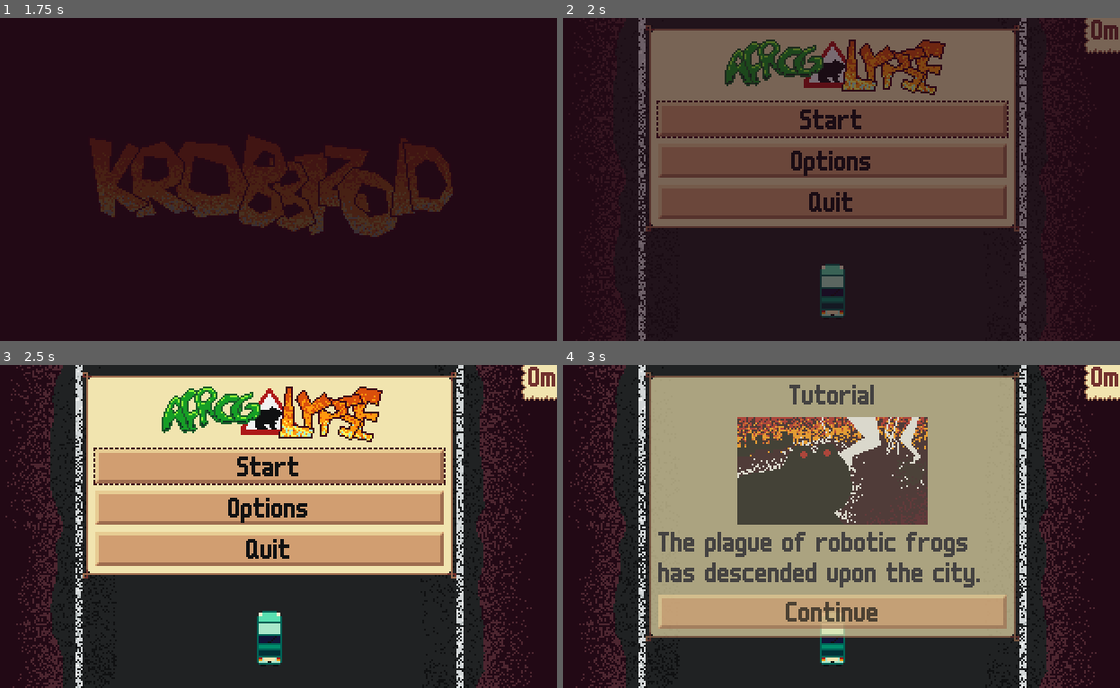
Above: before the commit, frames 1-4 (two rows, left to right).
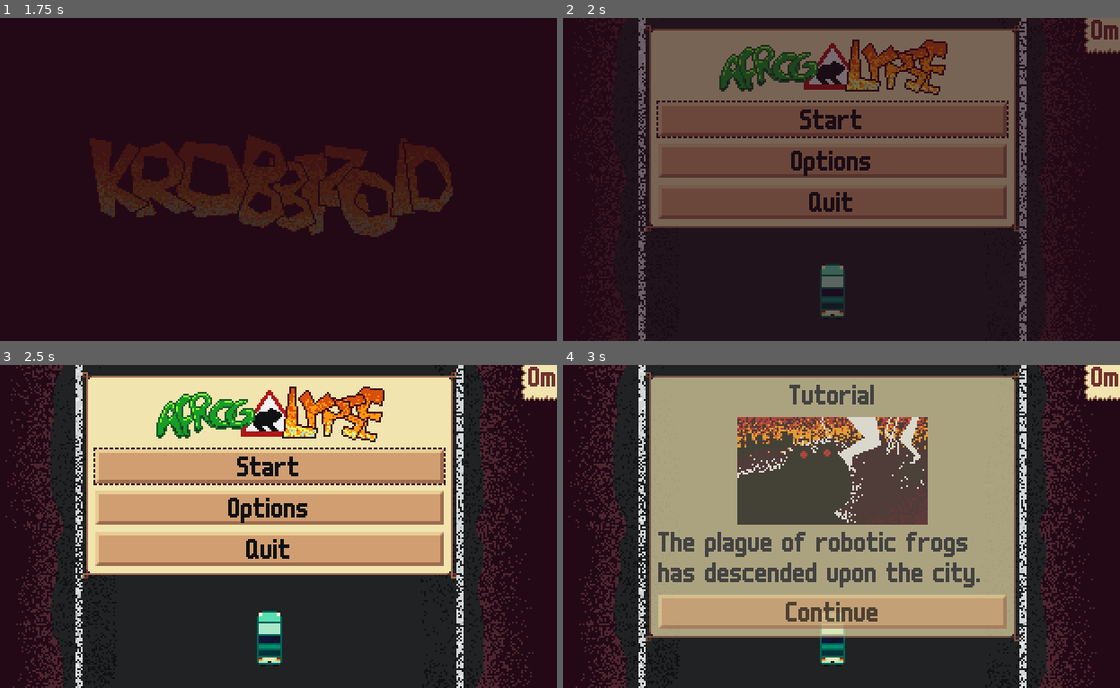
Above: after the commit, the same moments.

Repository: krobbi/afrogalypse
Game: Godot game, scene res://scenes/main/main.tscn
Two runs of this game, one before a commit and one after it. Both use one fixed random seed, a clock stepped at 60 frames per second and the inputs below.
Inputs (mouse positions are in pixels of both pictures, inside the frame that each line leads up to):
- Up to frame 1 (1.75 s): tap Enter at 0.5 s; move the mouse to (395, 163) at 0.52 s; hold D (steer_right) 0.53-1.28 s; tap Space (boost) at 0.6, 1.25 s; click (395, 163) at 0.67 s; move the mouse to (155, 195) at 1.27 s; hold Shift (brake) from 1.28 s (still down); tap 0 at 1.35 s
- Up to frame 2 (2 s): keep holding Shift (brake)
- Up to frame 3 (2.5 s): release Shift (brake) at 2 s; click "Start" at 2 s
- Up to frame 4 (3 s): click "Start" at 2.75 s

Frame 1 is identical in both runs. In frame 2, 3.3% of the frame differs, in the area x 28-70%, y 6-24%; in frame 3, 3.4%; in frame 4, nothing differs.

Commit message:
Improve frog graphics

Diff:
--- a/entities/frog/frog.tscn
+++ b/entities/frog/frog.tscn
@@ -20,7 +20,7 @@
 
 [node name="Sprite" type="Sprite2D" parent="."]
 texture = ExtResource("4_b5i86")
-offset = Vector2(4, -6)
+offset = Vector2(4, -7)
 hframes = 2
 
 [node name="CollisionShape" type="CollisionShape2D" parent="."]
Not shown: 1 places in entities/frog/frog.tscn that only renumber resources
Binary file changed: etc/images/logo.png
Binary file changed: resources/textures/entities/frog/frog.png
Not shown, changed: resources/textures/entities/frog/frog.png.import
Binary file changed: resources/textures/entities/frog/shadow.png
Binary file changed: resources/textures/entities/sign/sign.png
Binary file changed: resources/textures/game/icon.ico
Binary file changed: resources/textures/game/icon.png
Not shown, changed: resources/textures/game/icon.png.import
Binary file changed: resources/textures/game/logo.png
Binary file changed: resources/textures/gui/energy_point.png
Not shown, changed: resources/textures/game/icon.icns
